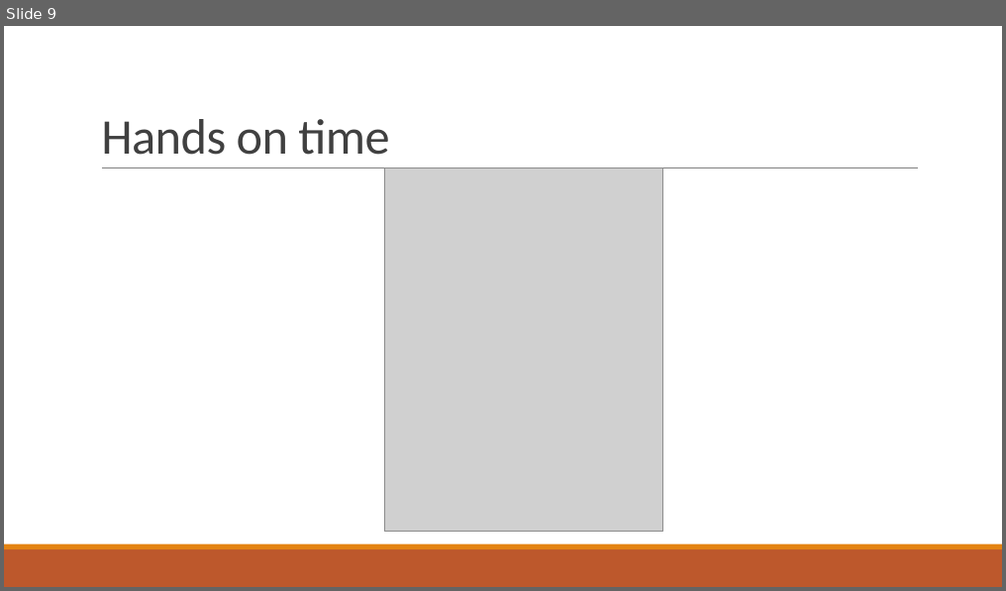
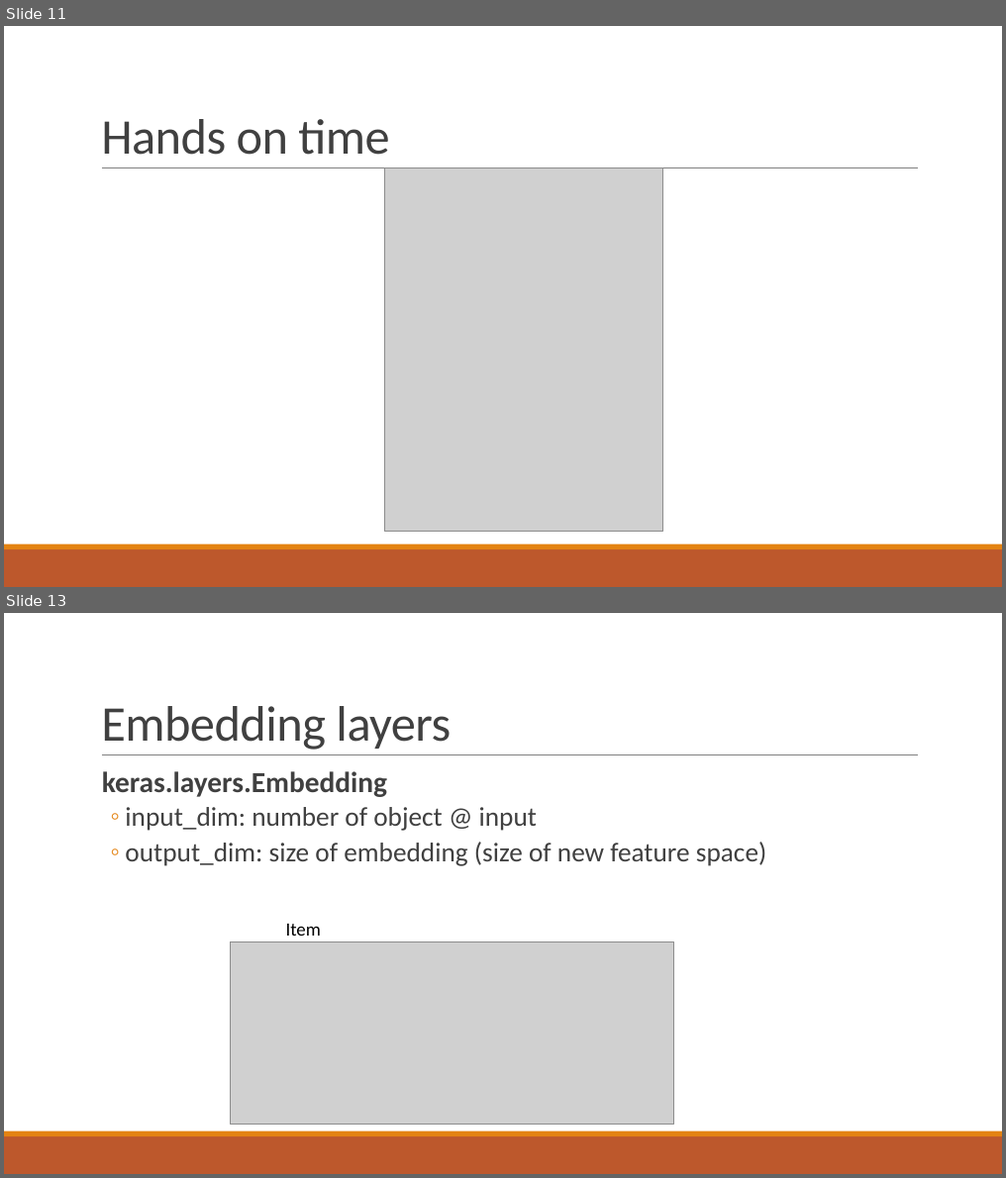
Before and after one commit to goolig/neural_collaborative_filtering, a slide deck: Hands-on slides.pptx. Shown one above the other, each under a label of ours: slide 9 before the commit, slides 11 and 13 after it; the slides between them are not shown. The pictures are 1006x591 and 1006x1178 pixels, drawn with LibreOffice and Linux fonts; fonts in the diff are those of the drawing; grey boxes stand for pictures. Boxes give left, top, right and bottom in pixels: in the first picture for what was removed or moved away, otherwise in the second. Text is boxed around its words. In the diff, an @@ line names an element or a change of style, - is before the commit and + after.

```diff
--- a/Hands-on slides.pptx
+++ b/Hands-on slides.pptx
@@ slide 13 added at (4, 613, 1002, 1174), background #FFFFFF; not listed: 3 template elements that a slide beside it also shows @@
@@ title added at (101, 706, 450, 750), 48 pt, text #404040 @@
+Embedding layers
@@ text added at (102, 771, 766, 866), 26 pt, text #404040 @@
+  keras.layers.Embedding
+  ◦ input_dim: number of object @ input
+  ◦ output_dim: size of embedding (size of new feature space)
@@ text added at (286, 924, 321, 936), 18 pt, text #000000 @@
+Item
@@ picture added at (230, 943, 674, 1125) @@
@@ what was slide 9 is now slide 11 @@
```
Also in this commit, not shown: 1 slide changed, 7 other slides added, 3 other files.
